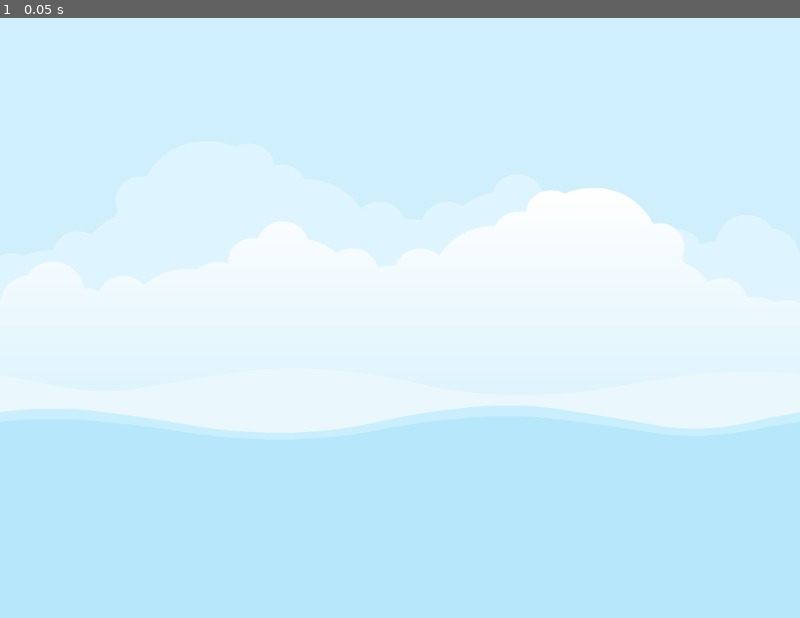
Above: before the commit, frame 1.
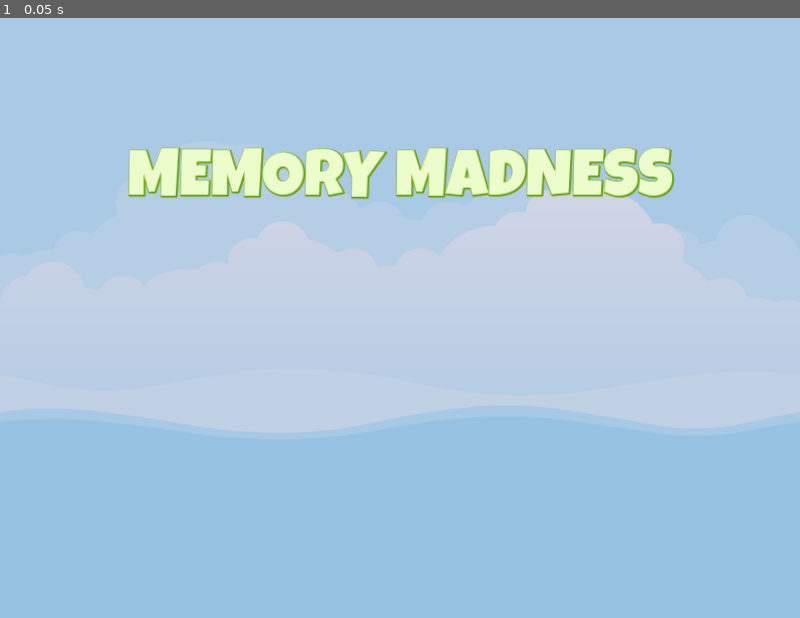
Above: after the commit, the same moment.

Repository: Nathan-Mrx/memoryMadness
Game: Godot game, scene res://master_scene/master_scene.tscn
Same seed, same stepped clock (60 frames per second), same inputs: the game is played once before the commit and once after it.
Inputs:
- Up to frame 1 (0.05 s): no input

The runs differ from the first frame. In frame 1, 100% of the frame differs, in the area x 0-100%, y 0-100%.

Commit message:
feat: main screen

Diff:
--- /dev/null
+++ b/main_screen/main_screen.tscn
@@ -0,0 +1,66 @@
+[gd_scene load_steps=3 format=3 uid="uid://d35xa1eturvri"]
+
+[ext_resource type="FontFile" uid="uid://cjcht35xsmsj3" path="res://assets/fonts/LuckiestGuy-Regular.ttf" id="1_sost6"]
+
+[sub_resource type="LabelSettings" id="LabelSettings_01emq"]
+font = ExtResource("1_sost6")
+font_size = 84
+font_color = Color(0.92549, 0.988235, 0.796078, 1)
+shadow_size = 6
+shadow_color = Color(0.396078, 0.639216, 0.0509804, 1)
+
+[node name="MainScreen" type="Control"]
+layout_mode = 3
+anchors_preset = 15
+anchor_right = 1.0
+anchor_bottom = 1.0
+grow_horizontal = 2
+grow_vertical = 2
+
+[node name="ColorRect" type="ColorRect" parent="."]
+layout_mode = 1
+anchors_preset = 15
+anchor_right = 1.0
+anchor_bottom = 1.0
+grow_horizontal = 2
+grow_vertical = 2
+color = Color(0.0745098, 0.168627, 0.501961, 0.196078)
+
+[node name="VB" type="VBoxContainer" parent="."]
+layout_mode = 1
+anchors_preset = 15
+anchor_right = 1.0
+anchor_bottom = 1.0
+grow_horizontal = 2
+grow_vertical = 2
+
+[node name="Spacer4" type="Control" parent="VB"]
+layout_mode = 2
+size_flags_vertical = 3
+
+[node name="Label" type="Label" parent="VB"]
+layout_mode = 2
+text = "MEMORY MADNESS"
+label_settings = SubResource("LabelSettings_01emq")
+horizontal_alignment = 1
+vertical_alignment = 1
+
+[node name="Spacer3" type="Control" parent="VB"]
+layout_mode = 2
+size_flags_vertical = 3
+
+[node name="HBLevels" type="HBoxContainer" parent="VB"]
+layout_mode = 2
+size_flags_horizontal = 4
+
+[node name="Spacer2" type="Control" parent="VB"]
+layout_mode = 2
+size_flags_vertical = 3
+
+[node name="HBSprites" type="HBoxContainer" parent="VB"]
+layout_mode = 2
+size_flags_horizontal = 4
+
+[node name="Spacer" type="Control" parent="VB"]
+layout_mode = 2
+size_flags_vertical = 3
--- a/master_scene/master_scene.tscn
+++ b/master_scene/master_scene.tscn
@@ -1,6 +1,7 @@
-[gd_scene load_steps=2 format=3 uid="uid://bued7gbf7tw44"]
+[gd_scene load_steps=3 format=3 uid="uid://bued7gbf7tw44"]
 
 [ext_resource type="Texture2D" uid="uid://mlas4gw4s6gg" path="res://assets/images/backgroundEmpty.png" id="1_mwgkg"]
+[ext_resource type="PackedScene" uid="uid://d35xa1eturvri" path="res://main_screen/main_screen.tscn" id="2_ldofs"]
 
 [node name="MasterScene" type="CanvasLayer"]
 
@@ -11,3 +12,5 @@
 grow_horizontal = 2
 grow_vertical = 2
 texture = ExtResource("1_mwgkg")
+
+[node name="MainScreen" parent="." instance=ExtResource("2_ldofs")]
